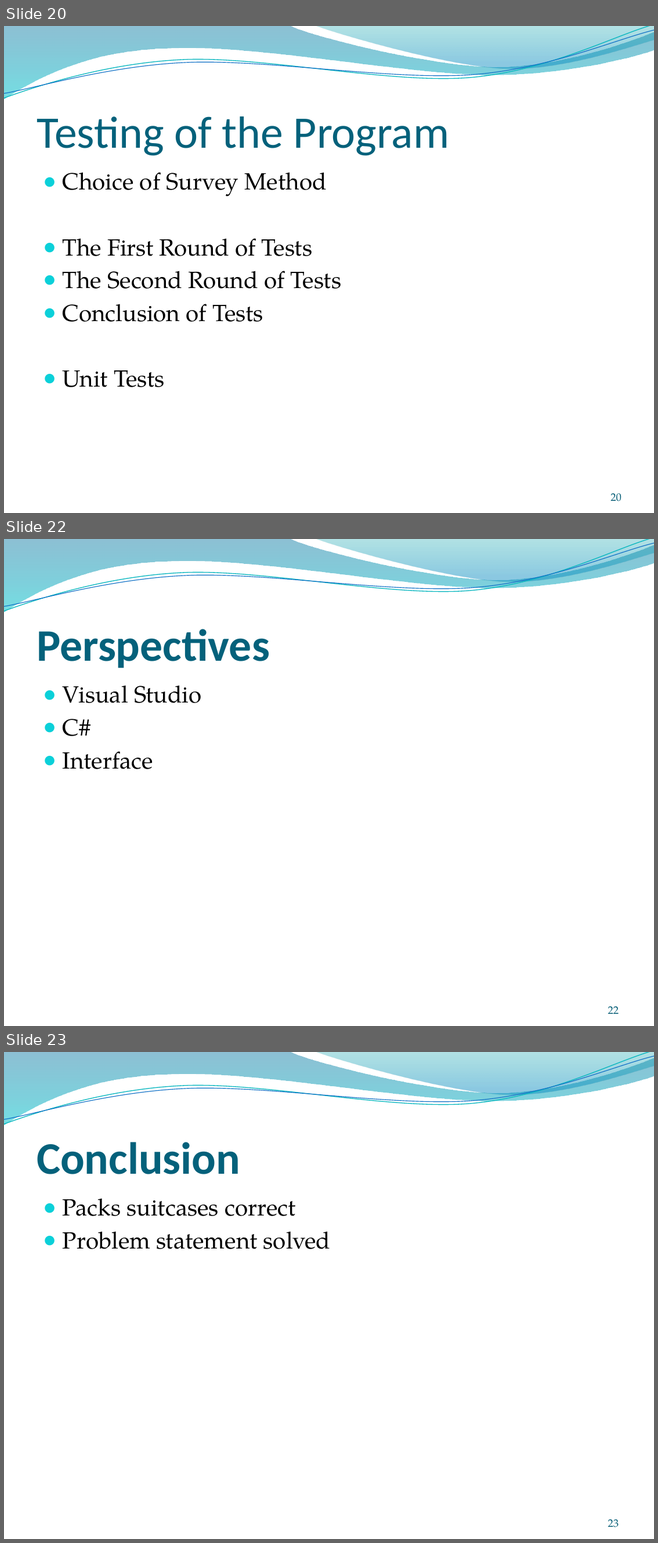
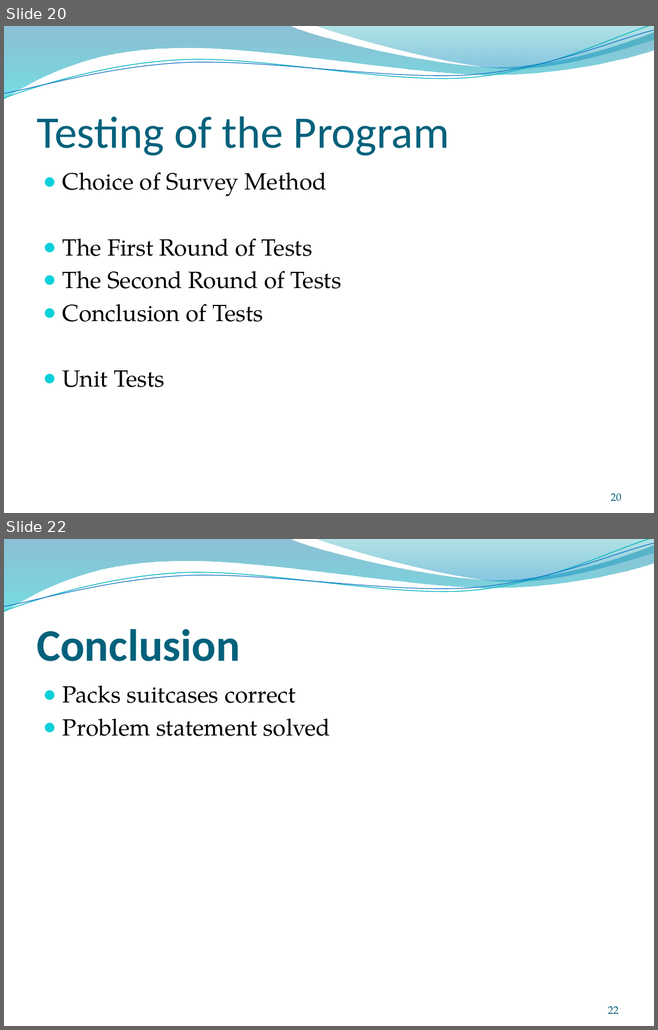
Before and after one commit to montelongoj/p2-b130-aau-2011, a slide deck: P2 project Bag Packer Program.pptx. Shown one above the other, each under a label of ours: slides 20, 22 and 23 before the commit, slides 20 and 22 after it; the slides between them are not shown. The pictures are 658x1543 and 658x1030 pixels, drawn with LibreOffice and Linux fonts; fonts in the diff are those of the drawing; background and template pictures are left out. Boxes give left, top, right and bottom in pixels: in the first picture for what was removed or moved away, otherwise in the second. Text is boxed around its words. In the diff, an @@ line names an element or a change of style, - is before the commit and + after.

```diff
--- a/P2 project Bag Packer Program.pptx
+++ b/P2 project Bag Packer Program.pptx
@@ slide 22 removed at [4, 539, 654, 1026], background picture (left out); not listed: 4 template elements that a slide beside it also shows @@
@@ title removed at [36, 629, 270, 668] @@
-Perspectives
@@ text removed at [63, 685, 201, 769] @@
-● Visual Studio
-● C#
-● Interface
@@ page number removed at [608, 1006, 619, 1014] @@
-22
@@ what was slide 23 is now slide 22 @@
@@ page number at [608, 1006, 619, 1014]: text changed @@
-23
+22
```
Also in this commit, not shown: 2 slides changed.
